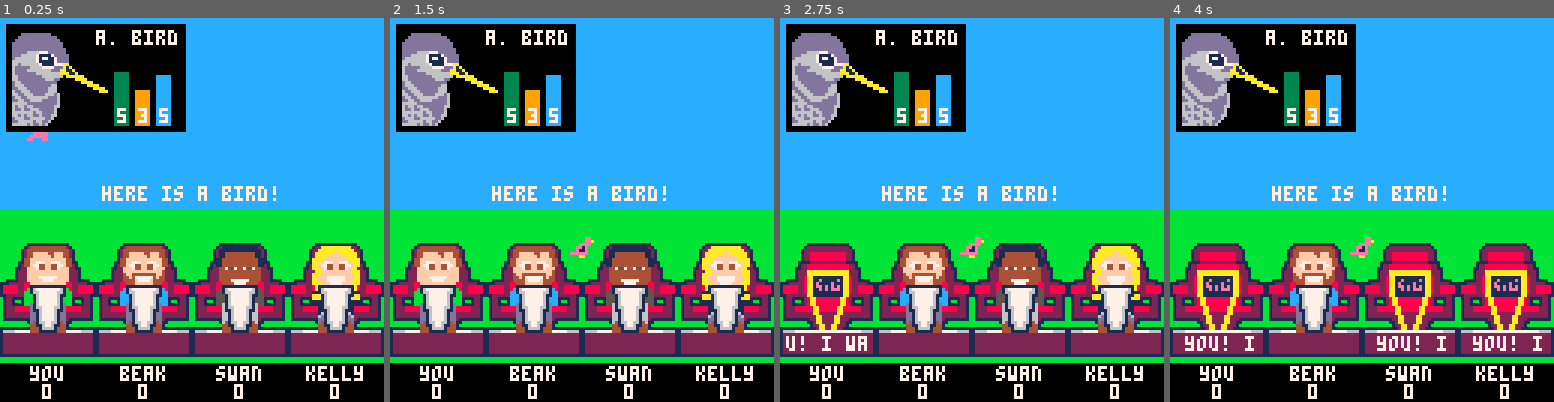
Above: before the commit, frames 1-4 (left to right).
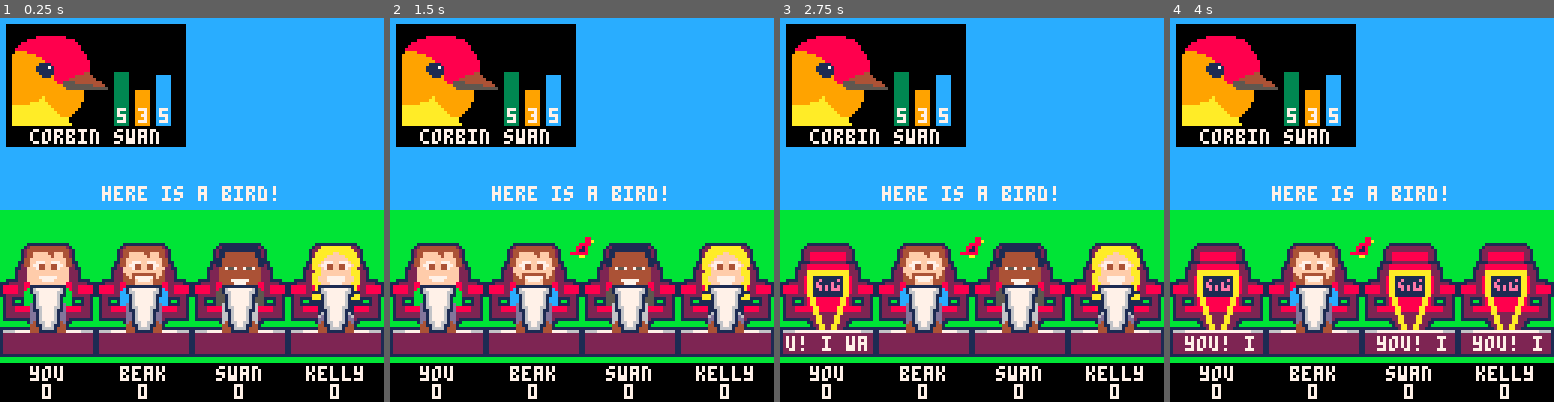
Above: after the commit, the same moments.

Repository: DeCarabas/pico_carts
Game: PICO-8 cartridge calls.p8
Same seed, same stepped clock (60 frames per second), same inputs: the game is played once before the commit and once after it.
Inputs:
- Up to frame 1 (0.25 s): no input
- Up to frame 2 (1.5 s): tap O (Z key) at 0.7 s
- Up to frame 3 (2.75 s): tap O (Z key) at 1.7, 2.1, 2.5 s; hold Up 2.15-2.42 s
- Up to frame 4 (4 s): tap O (Z key) at 2.9, 3.3, 3.7 s; hold Down 3.63-3.97 s

The runs differ from the first frame. In frame 1, 6.8% of the frame differs, in the area x 1-49%, y 3-34%; in frame 2, 6.9%, in the area x 1-53%, y 3-62%; in frame 3, 6.9%; in frame 4, 6.9%.

Commit message:
I was working on calls but shrug

Diff:
--- a/calls.p8
+++ b/calls.p8
@@ -34,6 +34,10 @@
  else
   return tostr(v)
  end
+end
+
+function tblrnd(t)
+ return t[ceil(rnd(#t))]
 end
 
 ------------------------------
@@ -344,15 +348,49 @@
  {portrait=204,c=13},
 }
 names={
- "a. bird",
+ "robin",
+ "jay",
+ "piper",
+ "bill",
+ "corbin",
+ "bran",
+ "colm",
+ "callum",
+ "dove",
+ "lonan",
+ "talon",
+ "altair",
+ "griffon",
+ "polly",
+ "chick",
+ "jonah",
+ "ava",
+ "branwen",
+ "raven",
 }
+surnames={
+ "crane",
+ "phoenix",
+ "peck",
+ "finch",
+ "bird",
+ "eagle",
+ "crow",
+ "wren",
+ "hawk",
+ "sparrow",
+ "efron",
+ "faulkner",
+ "swan",
+}
 
 function bird:new()
- local k=kinds[ceil(rnd(#kinds))]
+ local k=tblrnd(kinds)
  local b={
   c=k.c,
   portrait=k.portrait,
-  name=names[ceil(rnd(#names))],
+  name=tblrnd(names),
+  surname=tblrnd(surnames),
   song=song:new(),
   state=state_incoming
  }
@@ -401,9 +439,11 @@
 
  if true then --self.card then
   local x=2
-  rectfill(x,2,x+59,37,0)
+  rectfill(x,2,x+59,42,0)
   spr(self.portrait,x+2,4,4,4)
-  print(self.name,x+30,4,7)
+  print_center(
+   self.name.." "..self.surname,
+   x+30,37)
 
 		local score=self:score()
 	 rectfill(
@@ -724,7 +764,7 @@
   end
  end
 
- return sels[ceil(rnd(#sels))]
+ return tblrnd(sels)
 end
 
 function join_team(b,j)
@@ -732,7 +772,7 @@
  -- team.
  add(j.team, b)
  j.status=tostr(#j.team)
- announce="bird joins team "..j.first_name.."!"
+ announce=b.name.." joins team "..j.first_name.."!"
  error=nil
 end
 
@@ -886,150 +926,150 @@
 cc16666666611117777770000000000088888888288888881111111aaaaaa7a0d66dd6666666ddd6000000000000000000111111111211121122222222000000
 111c66666666111177770000000000008888888882888881111111111aaaa000dd66dd6666ddddd6000000000000000001111111111122211222222222220000
 cc1cc66666666111117700000000000088888888882288811111111111a0000066666dddddddddd6000000000000000011111111111111112222222222222200
-c1c11c16666666111117000000000000888888888888222111111111110000006d66d66ddddddd66000000000000000011111111111111112221111122222220
-1cc1c1c6666666611117000000000000888888888888888111111111100000006dd6dd666ddddd60000000000000000011111111111111111112222211111220
-c11cc1cc666666666110000000000000888888888888888881111111100000006666666d66dddd60000000000000000011111111111111111122222222221100
-c1ccc1116666666666600000000000008888888888888888881111111000000066d6d66dd6ddd660000000000000000011111111111111111122222220000000
-11cc1ccc66666666666000000000000088888888888888888881111100000000d666dd66666dd600000000000000000011111111111111111111110000000000
-cc11cc1cc6666666666000000000000088888888888888888888111000000000dd66666d66dd6000000000000000000011111111111111111111110000000000
-c1cc1c1cc666666666000000000000008888888888888888888811100000000066666d6dd6d60000000000000000000011111111111111111111000000000000
-…(140 lines of a section not shown)…
+c1c11c16666666111117000000000000888888888888222111111111110000006d66d66ddddddd660000000000000000c1111111111111112221111122222220
+1cc1c1c6666666611117000000000000888888888888888111111111100000006dd6dd666ddddd600000000000000000ccc11111111111111112222211111220
+c11cc1cc666666666110000000000000888888888888888881111111100000006666666d66dddd600000000000000000ccccc111111111111122222222221100
+c1ccc1116666666666600000000000008888888888888888881111111000000066d6d66dd6ddd6600000000000000000cccccc11111111111122222220000000
+11cc1ccc66666666666000000000000088888888888888888881111100000000d666dd66666dd6000000000000000000ccccccc1111111111111110000000000
+cc11cc1cc6666666666000000000000088888888888888888888111000000000dd66666d66dd60000000000000000000cccccccccc1111111111110000000000
+c1cc1c1cc666666666000000000000008888888888888888888811100000000066666d6dd6d600000000000000000000ccccccccccccc1111111000000000000
+…(140 lines of a section not shown)…
